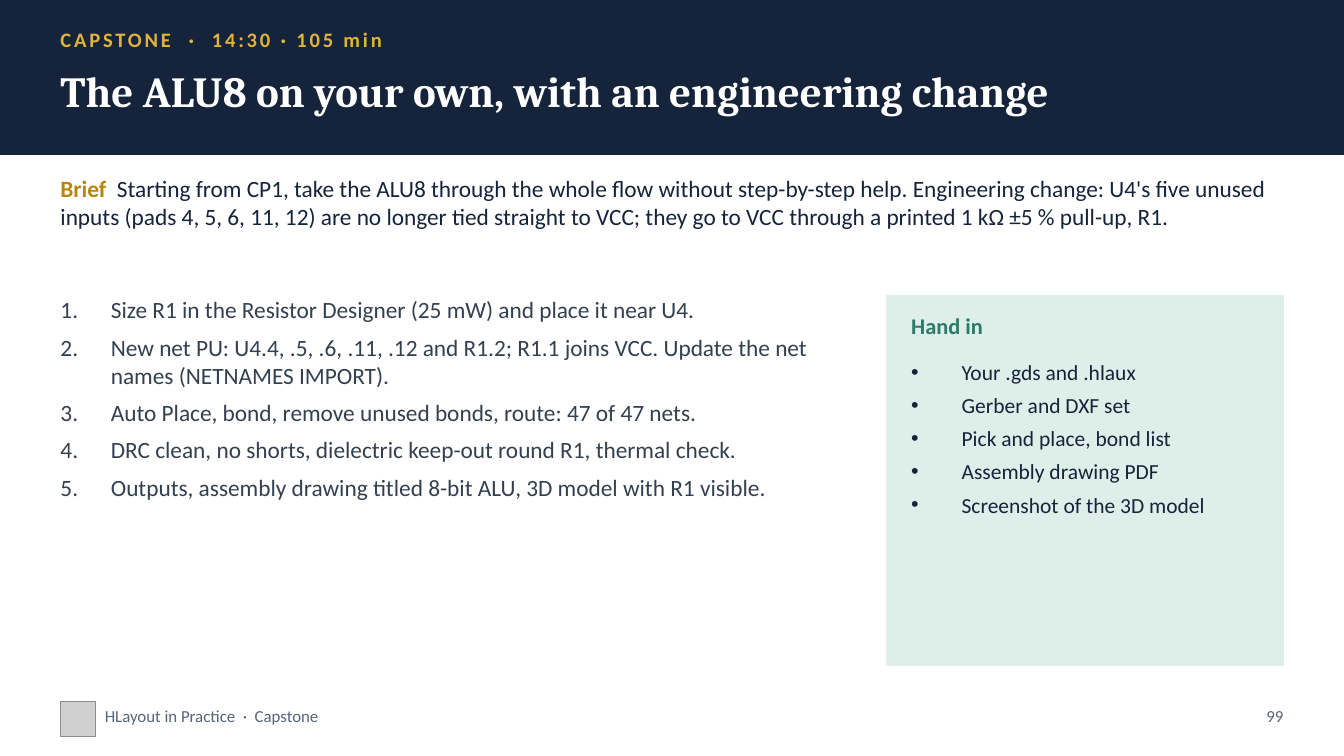
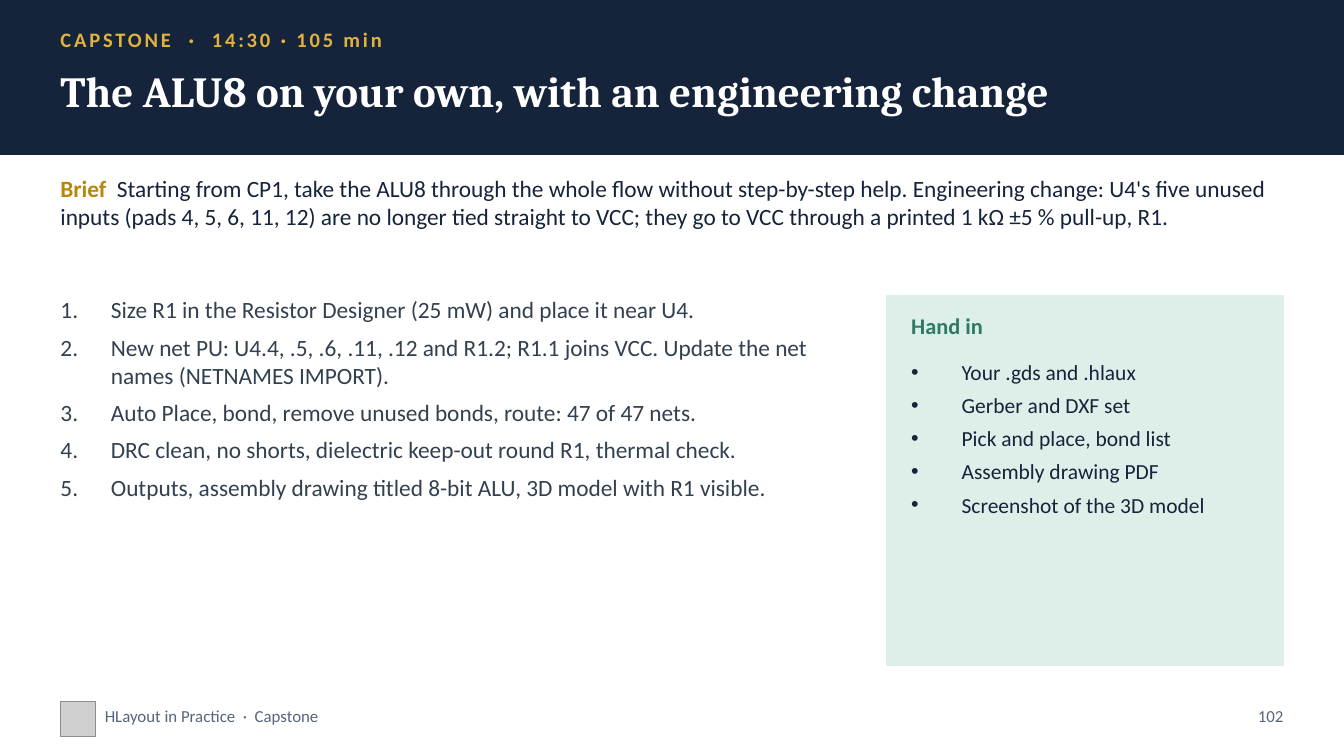
Before and after one commit to alvinmb/Hlayout, a slide deck: slide 102 of training/HLayout_Training_ALU8.pptx (slide 99 before the commit). Drawn at 1344x756 pixels with LibreOffice and Linux fonts; fonts in the diff are those of the drawing; grey boxes stand for pictures. Boxes give left, top, right and bottom in pixels: in the first picture for what was removed or moved away, otherwise in the second. Text is boxed around its words. In the diff, an @@ line names an element or a change of style, - is before the commit and + after.

```diff
--- a/training/HLayout_Training_ALU8.pptx
+++ b/training/HLayout_Training_ALU8.pptx
@@ text at bbox=[1258, 711, 1284, 722]: text changed @@
-99
+102
```
Also in this commit, not shown: 53 other slides changed, 3 slides added, 11 other files.
